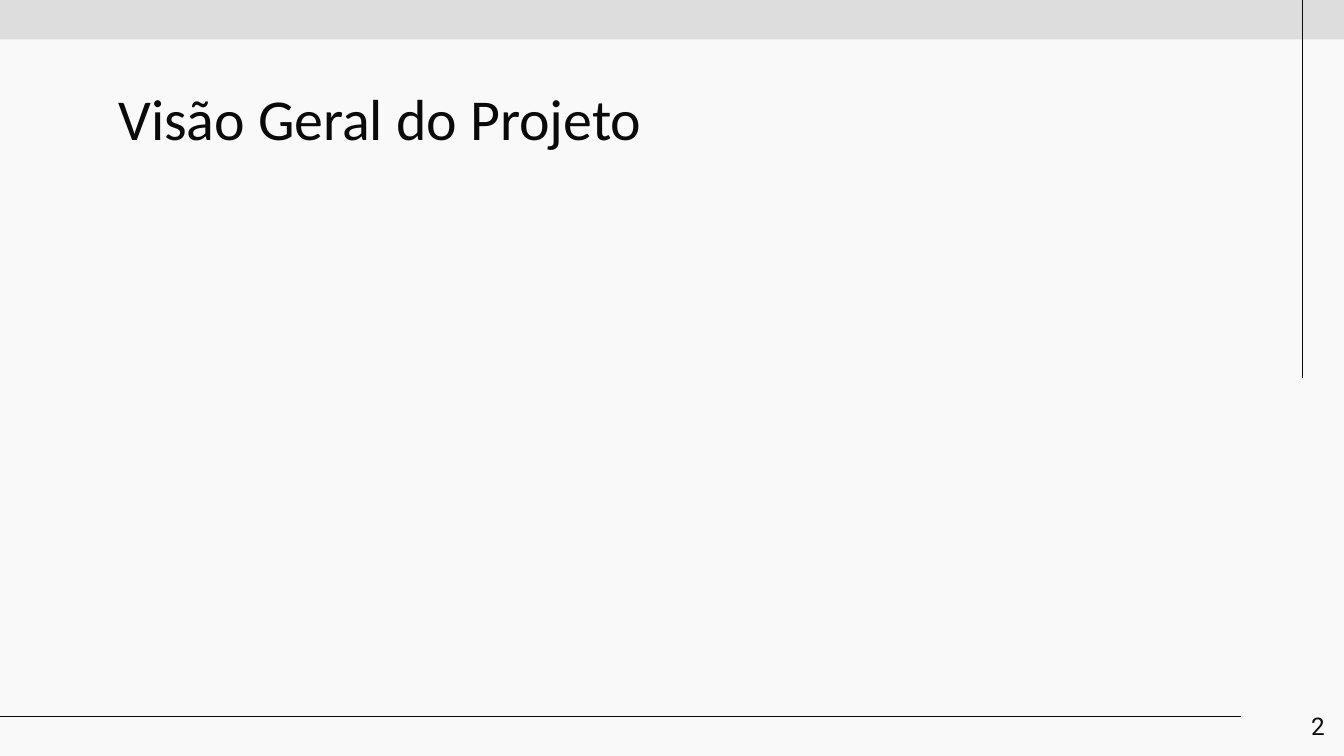
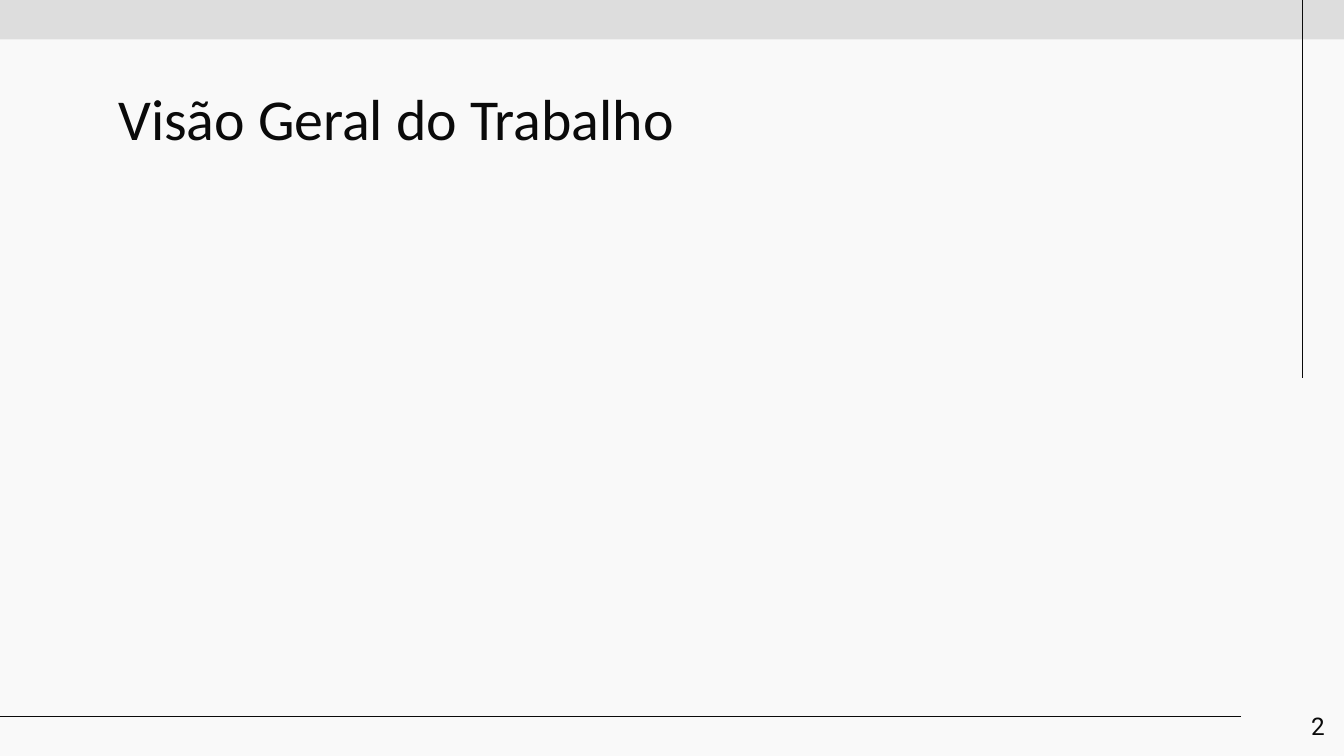
Before and after one commit to Mestrado-PPGMC-UESC/Estimation-Theory, a slide deck: slide 2 of Project1/Projeto 1 - Teoria da Estimação.pptx. Drawn at 1344x756 pixels with LibreOffice and Linux fonts; fonts in the diff are those of the drawing; grey boxes stand for pictures. Boxes give left, top, right and bottom in pixels: in the first picture for what was removed or moved away, otherwise in the second. Text is boxed around its words. In the diff, an @@ line names an element or a change of style, - is before the commit and + after.

Commit message:
projeto 1 concluido

```diff
--- a/Project1/Projeto 1 - Teoria da Estimação.pptx
+++ b/Project1/Projeto 1 - Teoria da Estimação.pptx
@@ title at [118,99,673,141]: text changed @@
-Visão Geral do Projeto
+Visão Geral do Trabalho
```
Also in this commit, not shown: 5 other slides changed, 5 other files.
